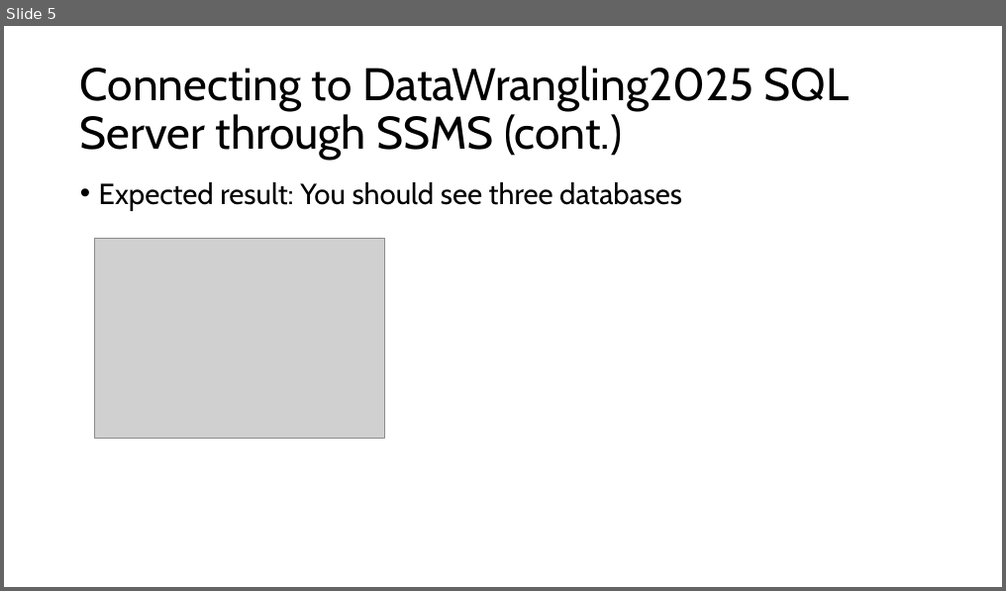
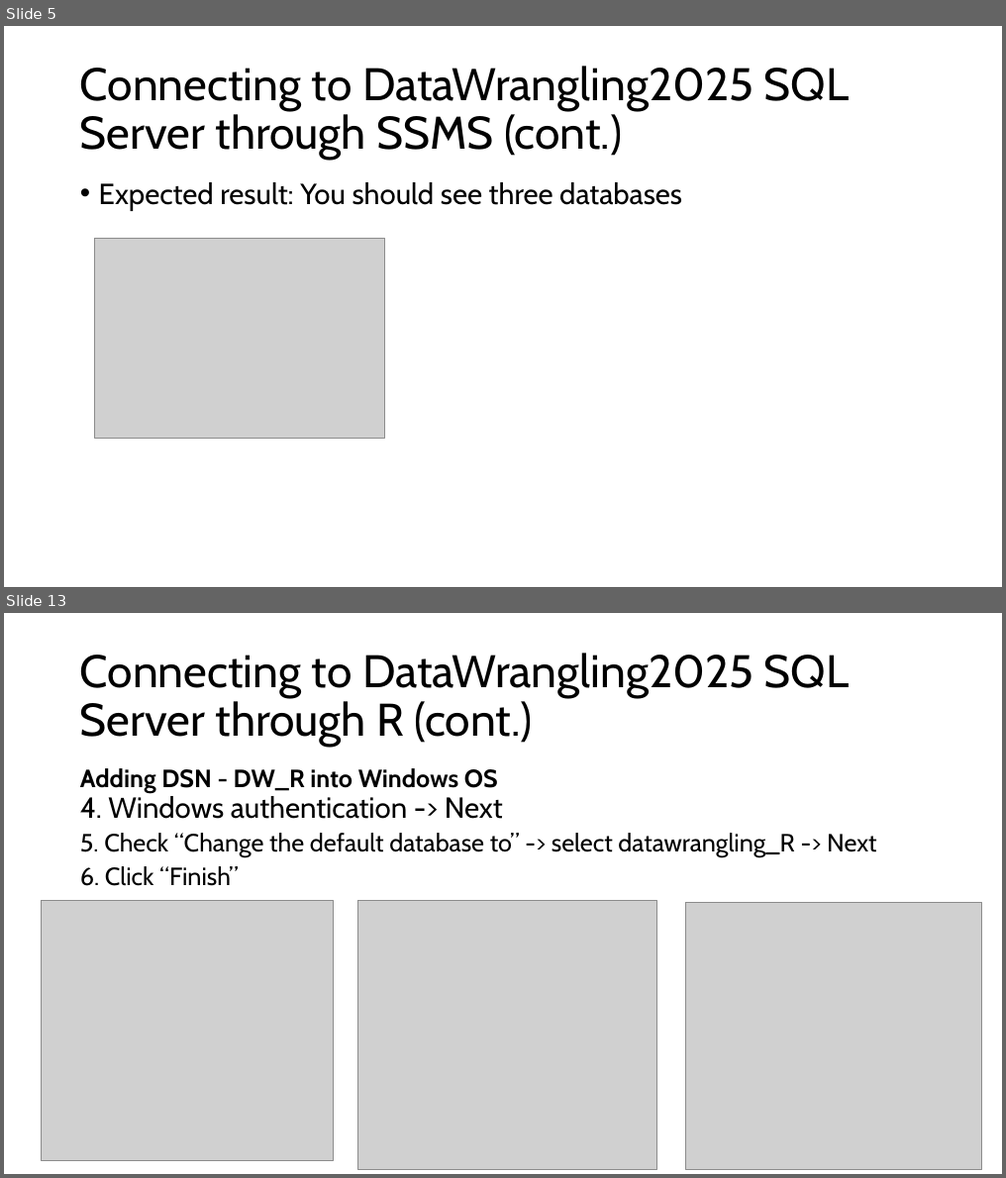
Before and after one commit to St-Jude-MS-ABDS/DataWrangling_R, a slide deck: testing/test_sql.pptx. Shown one above the other, each under a label of ours: slide 5 before the commit, slides 5 and 13 after it; the slides between them are not shown. The pictures are 1006x591 and 1006x1178 pixels, drawn with LibreOffice and Linux fonts; fonts in the diff are those of the drawing; grey boxes stand for pictures. Boxes give left, top, right and bottom in pixels: in the first picture for what was removed or moved away, otherwise in the second. Text is boxed around its words. In the diff, an @@ line names an element or a change of style, - is before the commit and + after.

```diff
--- a/testing/test_sql.pptx
+++ b/testing/test_sql.pptx
@@ slide 13 added at (4, 613, 1002, 1174), background #FFFFFF @@
@@ title added at (80, 653, 849, 747), 44 pt, text #000000 @@
+Connecting to DataWrangling2025 SQL Server through R (cont.)
@@ text added at (80, 768, 877, 886), 24 pt, text #000000 @@
+  Adding DSN - DW_R into Windows OS
+4. Windows authentication -> Next
+5. Check “Change the default database to” -> select datawrangling_R -> Next
+6. Click “Finish”
@@ picture added at (41, 900, 334, 1161) @@
@@ picture added at (357, 900, 656, 1169) @@
@@ picture added at (686, 903, 982, 1169) @@
```
Also in this commit, not shown: 7 slides changed, 7 other slides added.
